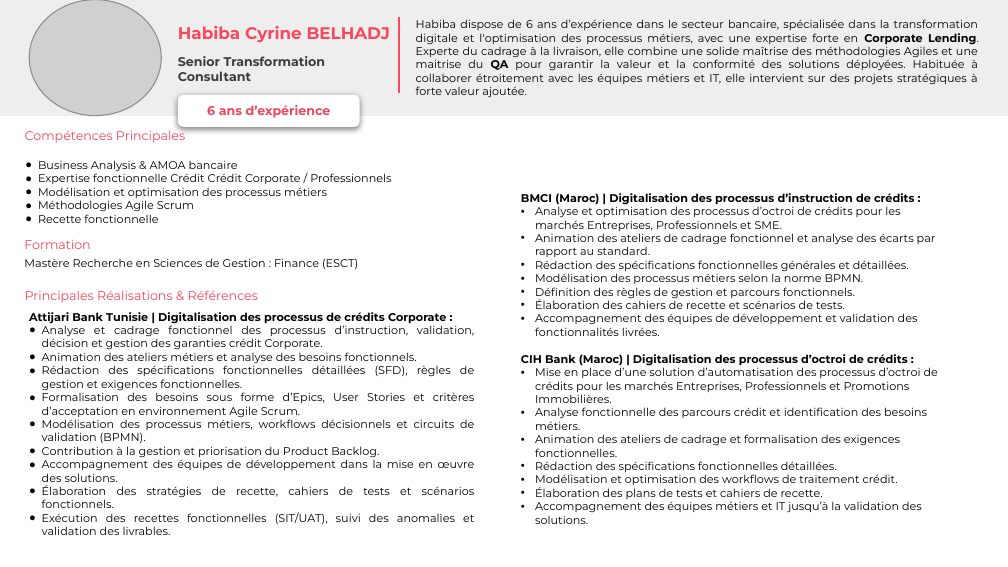
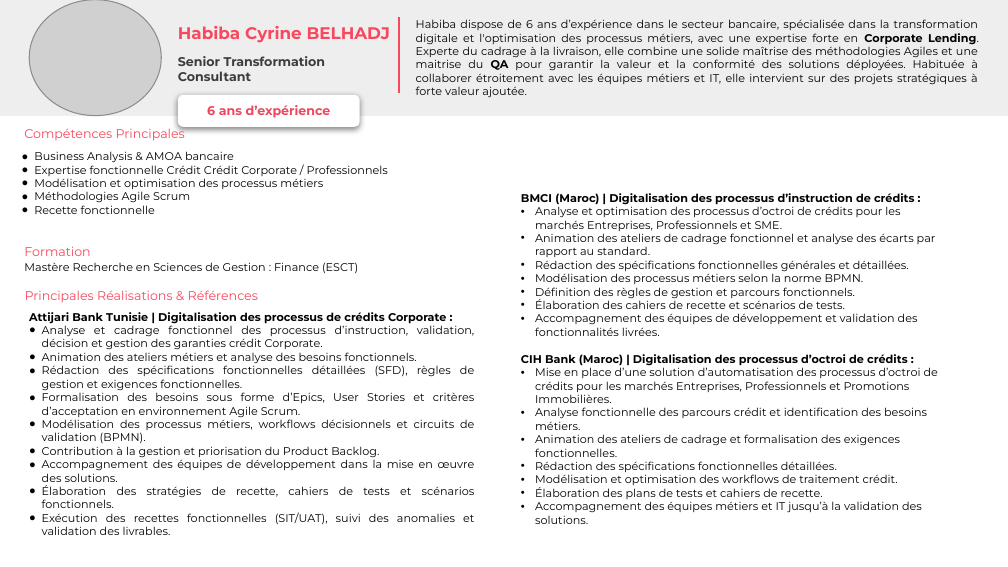
Before and after one commit to OmarDahmen97/DevosmartBid, a slide deck: slide 1 of Templates/Template_CV_format_DVT.pptx. Drawn at 1008x567 pixels with LibreOffice and Linux fonts; fonts in the diff are those of the drawing; grey boxes stand for pictures; background and template pictures are left out. Boxes give left, top, right and bottom in pixels: in the first picture for what was removed or moved away, otherwise in the second. Text is boxed around its words. In the diff, an @@ line names an element or a change of style, - is before the commit and + after.

```diff
--- a/Templates/Template_CV_format_DVT.pptx
+++ b/Templates/Template_CV_format_DVT.pptx
@@ text "Business Analysis & AMOA bancaire": place and size @@
-text "Business Analysis & AMOA bancaire" at <box>38,160,391,223</box>
+text "Business Analysis & AMOA bancaire" at <box>34,151,388,214</box>
@@ text "Mastère Recherche en Sciences de ...": place and size @@
-text "Mastère Recherche en Sciences de ..." at <box>24,258,358,269</box>
+text "Mastère Recherche en Sciences de ..." at <box>24,262,358,273</box>
@@ text "Formation": place and size @@
-text "Formation" at <box>24,239,90,249</box>
+text "Formation" at <box>24,246,90,256</box>
```
Also in this commit, not shown: 15 other files.
